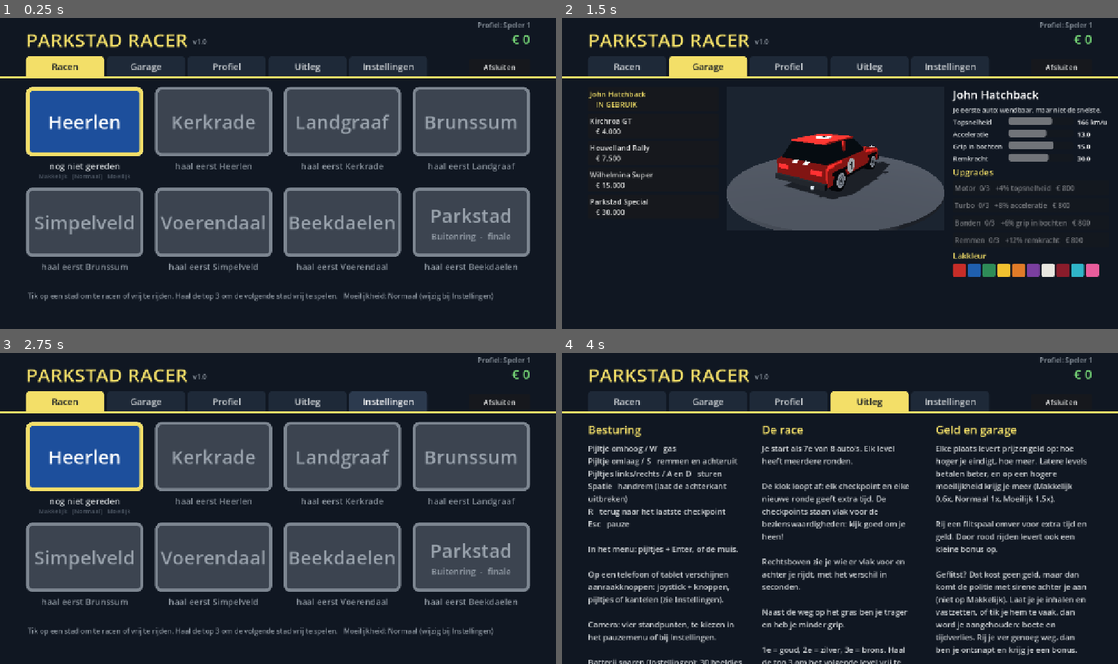
Above: before the commit, frames 1-4 (two rows, left to right).
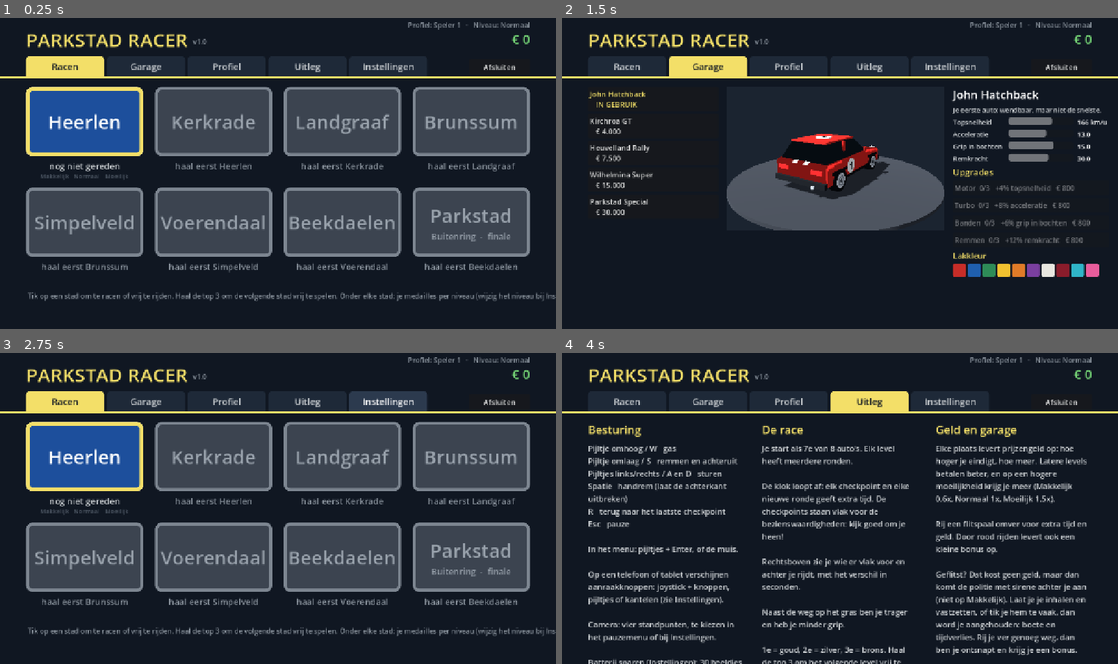
Above: after the commit, the same moments.

Repository: Clippie93/parkstad-racer
Game: Godot game, scene res://scenes/menu.tscn
The game is run twice, just before and just after one commit, with the same random seed, the same clock (stepped at 60 frames per second) and the same inputs. Sound files missing from this copy of the repository are replaced by a short silence.
Inputs:
- Up to frame 1 (0.25 s): no input
- Up to frame 2 (1.5 s): click "Racen" at 0.5 s; click "Garage" at 1.25 s
- Up to frame 3 (2.75 s): click "Racen" at 2 s
- Up to frame 4 (4 s): click "Profiel" at 2.75 s; click "Uitleg" at 3.5 s

The runs differ from the first frame. In frame 1, 0.7% of the frame differs, in the area x 7-100%, y 1-92%; in frame 2, 0.2%; in frame 3, 0.7%; in frame 4, 0.2%.

Commit message:
Menu: huidig niveau rechtsboven in plaats van haakjes onder de steden
Co-Authored-By: Claude Opus 5.5 <noreply@anthropic.com>

Diff:
--- a/scripts/menu.gd
+++ b/scripts/menu.gd
@@ -86,7 +86,7 @@
         page.add_child(_sign_status(i, Vector2(x, y + SIGN_H + 8.0)))
         if first_level == null and not btn.disabled:
             first_level = btn
-    var hint := _label("Tik op een stad om te racen of vrij te rijden. Haal de top 3 om de volgende stad vrij te spelen.   Moeilijkheid: %s (wijzig bij Instellingen)" % DIFF_SHORT[Game.difficulty()], 16, Color("8d96a0"))
+    var hint := _label("Tik op een stad om te racen of vrij te rijden. Haal de top 3 om de volgende stad vrij te spelen. Onder elke stad: je medailles per niveau (wijzig het niveau bij Instellingen).", 16, Color("8d96a0"))
     hint.position = Vector2(LIST_X + 4, Header.CONTENT_Y + 2.0 * (SIGN_H + 72.0) + 6.0)
     page.add_child(hint)
     if Game.test_mode():
@@ -176,8 +176,6 @@
         for d in range(3):
             var m: int = Game.best_medal(id, d)
             var dl := _label(DIFF_SHORT[d], 14, Game.MEDAL_COLORS[m] if m > 0 else Color("4f5966"))
-            if d == Game.difficulty():
-                dl.text = "[" + dl.text + "]"
             row.add_child(dl)
         box.add_child(row)
     return box
@@ -482,7 +480,9 @@
     for d in diffs:
         opt3.add_item(d)
     opt3.select(Game.difficulty())
-    opt3.item_selected.connect(func(idx: int): Game.set_difficulty(idx))
+    opt3.item_selected.connect(func(idx: int):
+        Game.set_difficulty(idx)
+        Header.refresh_who(self))
     page.add_child(opt3)
     var pol := CheckBox.new()
     pol.text = "Politie inschakelen"
--- a/scripts/menu_header.gd
+++ b/scripts/menu_header.gd
@@ -32,7 +32,8 @@
 	cash.size = Vector2(360, 40)
 	cash.horizontal_alignment = HORIZONTAL_ALIGNMENT_RIGHT
 	parent.add_child(cash)
-	var who := _label("Profiel: %s" % Game.profile_name(), 16, Color("8d96a0"))
+	var who := _label(_who_text(), 16, Color("8d96a0"))
+	who.name = "Who"
 	who.position = Vector2(860, 8)
 	who.size = Vector2(360, 22)
 	who.horizontal_alignment = HORIZONTAL_ALIGNMENT_RIGHT
@@ -72,6 +73,15 @@
 	parent.add_child(quit)
 	return buttons
 
+# Profiel en huidig niveau rechtsboven (het niveau verandert bij Instellingen).
+static func _who_text() -> String:
+	return "Profiel: %s   ·   Niveau: %s" % [Game.profile_name(), Game.DIFFICULTIES[Game.difficulty()]]
+
+static func refresh_who(parent: Control) -> void:
+	var l := parent.get_node_or_null("Who") as Label
+	if l != null:
+		l.text = _who_text()
+
 static func refresh_cash(parent: Control) -> void:
 	var l := parent.get_node_or_null("Cash") as Label
 	if l != null:
